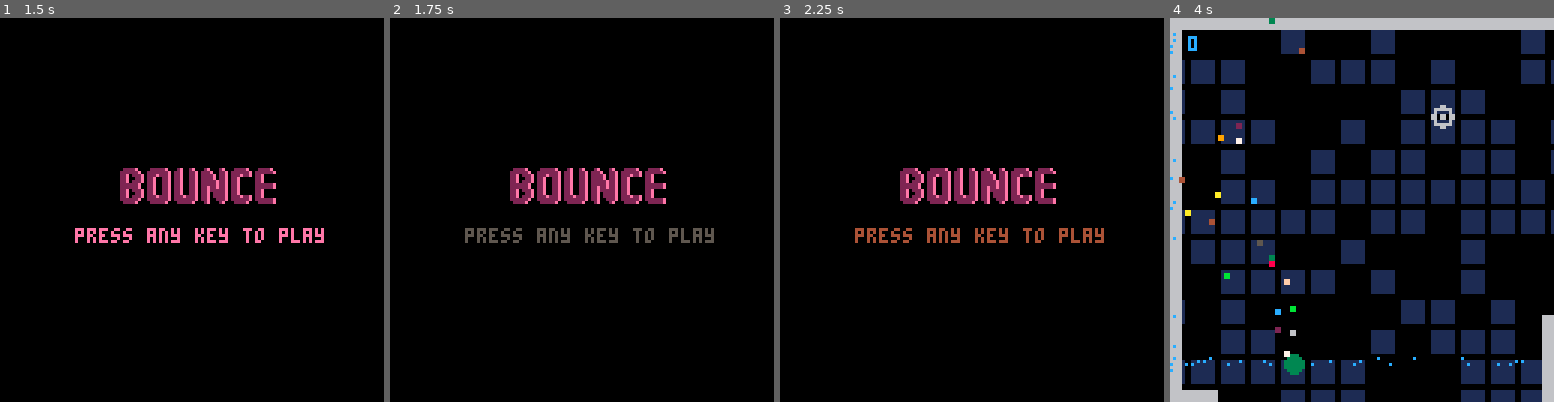
Above: before the commit, frames 1-4 (left to right).
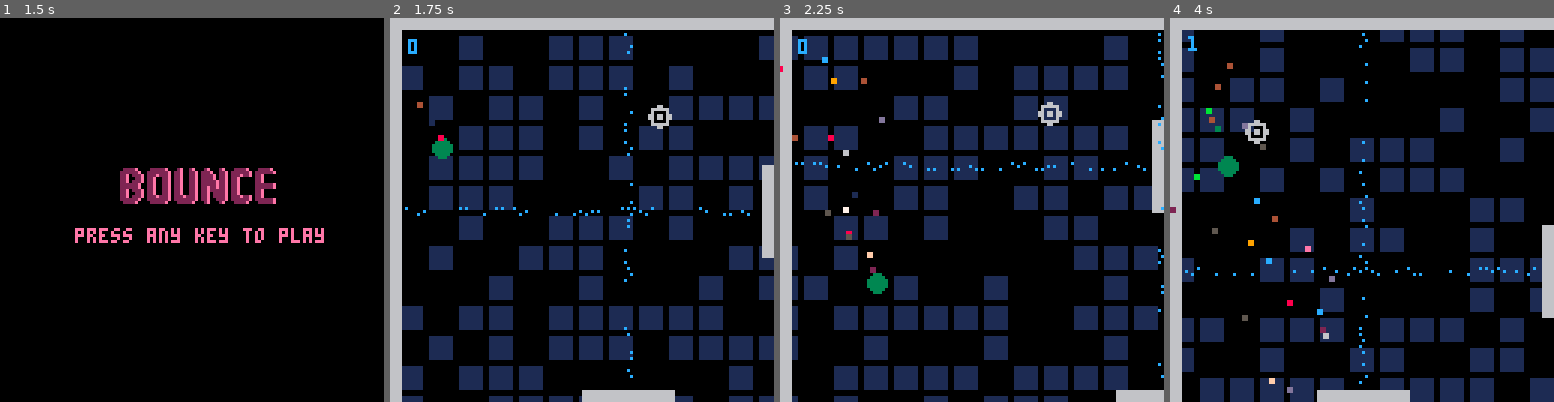
Above: after the commit, the same moments.

Repository: buffis/bounce
Game: PICO-8 cartridge bounce.p8
Same seed, same stepped clock (60 frames per second), same inputs: the game is played once before the commit and once after it.
Inputs:
- Up to frame 1 (1.5 s): no input
- Up to frame 2 (1.75 s): hold Right from 1.6 s (still down)
- Up to frame 3 (2.25 s): release Right at 2.1 s; hold Up from 2.15 s (still down)
- Up to frame 4 (4 s): release Up at 2.42 s; hold Right 2.47-3.03 s; hold Left 3.08-3.58 s; hold Down 3.63-3.97 s

Frame 1 is identical in both runs. In frame 2, 41% of the frame differs, in the area x 0-100%, y 0-100%; in frame 3, 40%; in frame 4, 47%.

Commit message:
wow, such code

Diff:
--- a/bounce.p8
+++ b/bounce.p8
@@ -9,9 +9,10 @@
 -- 1 = title. 2 = game. 3 = gameover
 game_state = 1
 
-targetx=0
-targety=0
-target_score = 0
+targetx = 0 targety = 0
+score = 0
+highscore = 0
+input_wait_time = 10
 
 particles = {}
 function particle_spawn(x, y, vx, vy, ticks, size)
@@ -54,16 +55,25 @@
 	ballvx = 1  ballvy = 3
 	x = 64 y = 64
 	game_state = 2
-	target_score = 0
+	score = 0
 	spawn_target()
+	new_highscore = false
 end
 
 function update_title()
-	if btn(0) then start_game() end
+	if input_wait_time == 0 then
+		if btn(0) or btn(1) or btn(2) or btn(3) then start_game() end
+	else
+		input_wait_time -= 1
+	end
 end
 
 function update_gameover()
-	if btn(0) then start_game() end
+	if input_wait_time == 0 then
+		if btn(0) or btn(1) or btn(2) or btn(3) then start_game() end
+	else
+		input_wait_time -= 1
+	end
 end
 
 function update_game()
@@ -185,7 +195,7 @@
 
  	-- draw target
  	draw_target()
- 	print(target_score, 6+rnd(2), 6+rnd(2))
+ 	print(score, 6+rnd(2), 6+rnd(2))
 end
 
 function draw_title()
@@ -196,11 +206,18 @@
 end
 
 function draw_gameover()
-	color(cycle_color)
+	color(7)
 	print("you lost!\n", 50, 50)
-	color(7)
 	print("score:", 52, 60)
-	print(target_score, 78, 60)
+	print(score, 78, 60)
+	if new_highscore then
+		color(cycle_color)
+		print("new highscore:", 38, 70)
+		print(highscore, 96, 70)
+	else
+		print("highscore:", 45, 70)
+		print(highscore, 87, 70)
+	end
 end
 
 bg_counter = 0
@@ -237,7 +254,11 @@
 function handle_target_hit()
 	-- refine collision check
 	if x > (targetx-3) and x < (targetx+13) and y > (targety-3) and y < (targety+13) then
-		target_score += 1
+		score += 1
+		if score > highscore then
+			highscore = score
+			new_highscore = true
+		end
 		spawn_target()
 	end
 end
@@ -266,6 +287,7 @@
 function handle_gameover()
 	if ballx < -10 or ballx > 137 or bally < -10 or bally > 137 then
 		game_state = 3
+		input_wait_time = 30
 	end
 end
 
